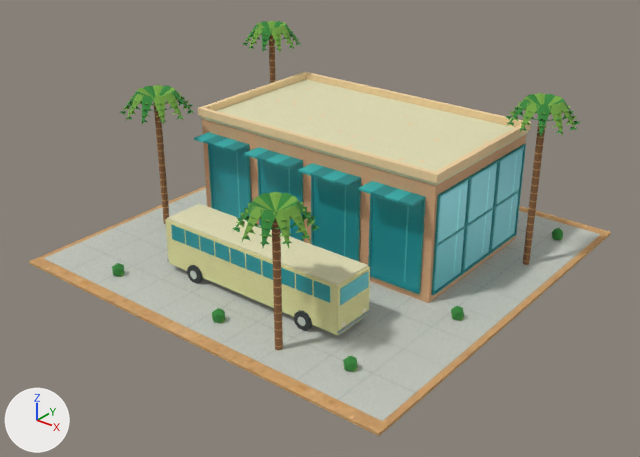
A saved change to the glTF model game/assets/desert-dreams-3d/236-blender.glb.
The view is the same before and after, from a camera (50 mm lens) standing at (37.2, -47.7, 31.0) and looking at (0.7, -2.0, 2.7). Lighting does not change. The marker at lower left points along +X, +Y and +Z. The older version comes first. Objects named as collision shapes, trigger or cutter boxes, shadow casters or lower levels of detail are left out. Vertices at exactly the same position are counted once.

Names of what the first picture shows: 'teal-glazed-sandstone-bus-station cream_bus • stucco', 'teal-glazed-sandstone-bus-station foliage.001', 'teal-glazed-sandstone-bus-station glass.001', 'teal-glazed-sandstone-bus-station leaflight.001', 'teal-glazed-sandstone-bus-station paving • concrete', 'teal-glazed-sandstone-bus-station sand.001 • desert-sand', 'teal-glazed-sandstone-bus-station teal.001', 'teal-glazed-sandstone-bus-station teal_light', 'teal-glazed-sandstone-bus-station warm_light', 'teal-glazed-sandstone-bus-station warm_roof • stucco', 'teal-glazed-sandstone-bus-station warm_wall • stucco', 'teal-glazed-sandstone-bus-station wood', 'teal-glazed-sandstone-bus-station wood_light' and 5 more.
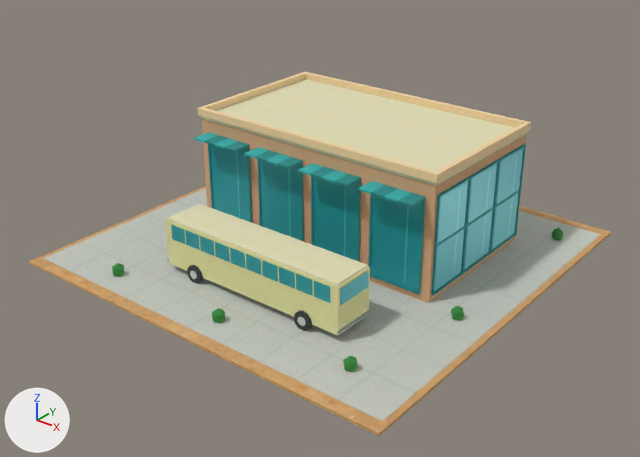
The change, as a diff of the scene's bpy script:
```diff
--- a/game/assets/desert-dreams-3d/236-blender.glb.py
+++ b/game/assets/desert-dreams-3d/236-blender.glb.py
@@ me_palm_frond_leaflet_002 @@
 # used by ob_teal_glazed_sandstone_bus_station_foliage_001; location = (0.0, 0.0, 0.0)
-me_palm_frond_leaflet_002.from_pydata(...)  # 556 vertices, 456 faces; spans x -15.5..15.6, y -15.6..12.4, z 0.0..13.8
+me_palm_frond_leaflet_002.from_pydata(...)  # 120 vertices, 200 faces; spans x -9.4..13.4, y -13.4..12.4, z 0.0..1.2
+# me_palm_frond_leaflet_002 part 1: 92 loose pieces with 436 vertices, spanning x -15.5..15.6, y -15.6..11.1, z 8.4..13.8, are deleted
 me_palm_frond_leaflet_002.materials.append(mat_foliage_001)
@@ me_long_folded_palm_frond @@
 # used by ob_teal_glazed_sandstone_bus_station_leaflight_001; location = (0.0, 0.0, 0.0)
-me_long_folded_palm_frond.from_pydata(...)  # 512 vertices, 372 faces; spans x -15.5..15.6, y -15.6..12.3, z 0.0..13.8
+me_long_folded_palm_frond.from_pydata(...)  # 60 vertices, 100 faces; spans x -9.1..13.4, y -13.2..12.3, z 0.0..0.7
+# me_long_folded_palm_frond part 2: 92 loose pieces with 452 vertices, spanning x -15.5..15.6, y -15.6..10.9, z 8.4..13.8, are deleted
 me_long_folded_palm_frond.materials.append(mat_leaflight_001)
@@ ob_teal_glazed_sandstone_bus_station_wood @@
-ob_teal_glazed_sandstone_bus_station_wood = bpy.data.objects.new('teal-glazed-sandstone-bus-station wood', me_cylinder_012)
-ob_teal_glazed_sandstone_bus_station_wood.location = (0.0, 0.0, 0.0)
@@ ob_teal_glazed_sandstone_bus_station_wood_light @@
-ob_teal_glazed_sandstone_bus_station_wood_light = bpy.data.objects.new('teal-glazed-sandstone-bus-station wood_light', me_cylinder_014)
-ob_teal_glazed_sandstone_bus_station_wood_light.location = (0.0, 0.0, 0.0)
```

Location of each change, [x1, y1, x2, y2] in pixels of the pictures (640 x 457 px):
'teal-glazed-sandstone-bus-station foliage.001', reshaped (59% shorter)
    before: [112, 21, 581, 372]
    after: [112, 228, 563, 372]
'teal-glazed-sandstone-bus-station leaflight.001', reshaped (61% shorter)
    before: [120, 21, 578, 372]
    after: [120, 237, 563, 372]
'teal-glazed-sandstone-bus-station wood', deleted
    before: [153, 33, 546, 350]
'teal-glazed-sandstone-bus-station wood_light', deleted
    before: [154, 39, 545, 347]
part 1 of me_palm_frond_leaflet_002, deleted
    before: [120, 21, 581, 248]
part 2 of me_long_folded_palm_frond, deleted
    before: [123, 21, 578, 248]
